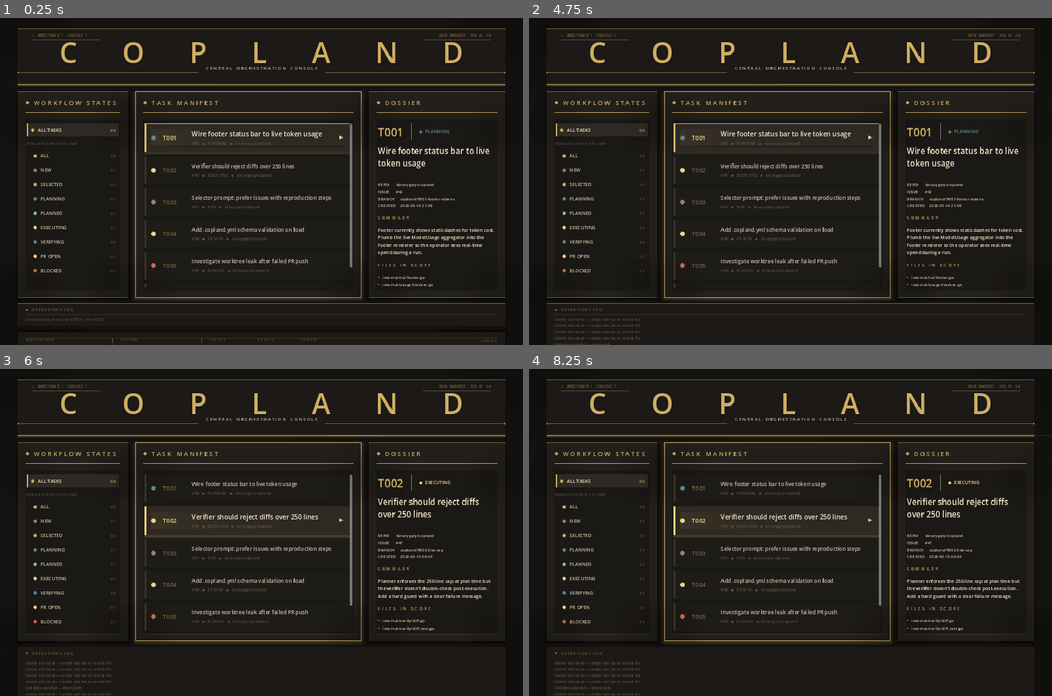
Above: before the commit, frames 1-4 (two rows, left to right).
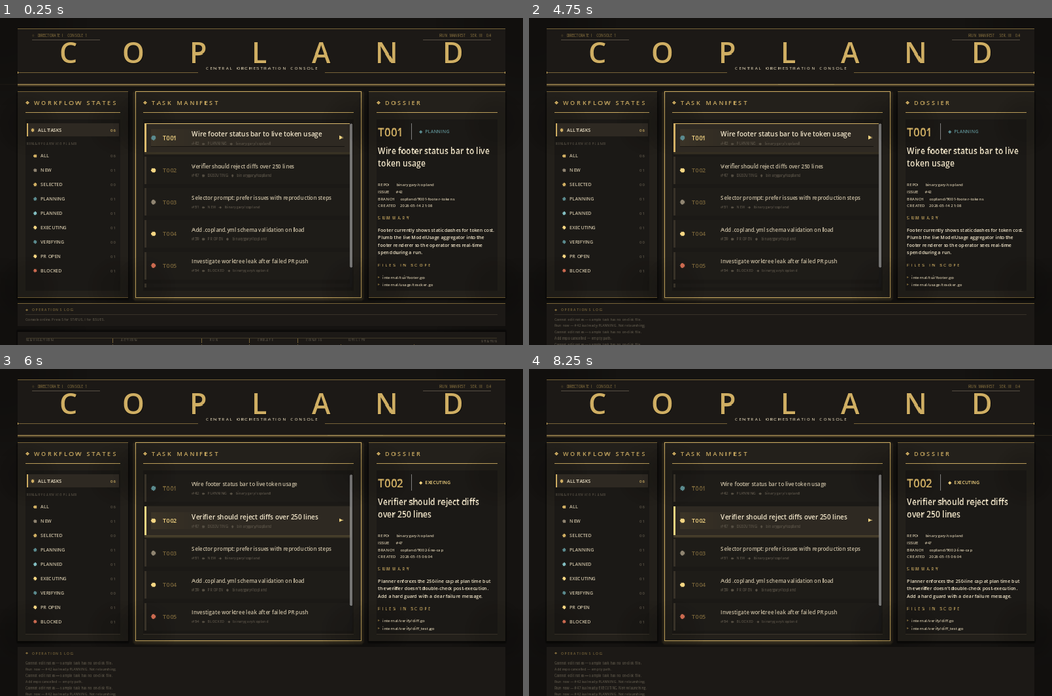
Above: after the commit, the same moments.

Repository: binarygary/copland
Game: Godot game, scene res://scenes/Main.tscn
The game is run twice, just before and just after one commit, with the same random seed, the same clock (stepped at 60 frames per second) and the same inputs.
Inputs:
- Up to frame 1 (0.25 s): no input
- Up to frame 2 (4.75 s): tap Enter at 0.5, 2.85 s; hold D 0.53-1.28 s; tap R at 0.6, 1.55, 2.1, 3.05, 4.55 s; tap E at 0.8, 1.25, 1.35, 2, 2.3, 2.75, 3.5, 3.8 s; hold Down 1.28-2.03 s; hold D 2.03-2.78 s; hold Up 2.78-3.53 s; hold A from 3.53 s (still down); tap Keypad Enter at 3.6 s; tap Escape at 4.15 s; tap N at 4.35 s
- Up to frame 3 (6 s): tap Space at 5 s; release A at 5.03 s; hold Down 5.03-5.78 s; tap Y at 5.1 s; tap E at 5.3 s; hold D from 5.78 s (still down); tap 1 at 5.85 s
- Up to frame 4 (8.25 s): tap R at 6.05, 7.55 s; release D at 6.53 s; hold Up 6.53-7.28 s; tap 2 at 6.6 s; tap E at 6.8 s; hold D 7.28-8.03 s; tap 3 at 7.35 s; hold Down from 8.03 s (still down); tap 4 at 8.1 s

The runs differ from the first frame. In frame 1, less than 0.1% of the frame differs, in the area x 40-70%, y 98-100%; in frame 2, 0.1%; in frame 3, 0.2%; in frame 4, 0.2%, in the area x 4-23%, y 91-100%.

Commit message:
feat: run a task's full pipeline on demand from the Godot console (#29)
* feat: run a task's full pipeline on demand from the Godot console

Adds a 'RUN NOW' (R) action to the console that fires a full, targeted
overnight run for the selected task in the background — no waiting for
the cron.

CLI:
- RunOrchestratorService::run() accepts an optional target issue; when
  set it bypasses the Claude selector and runs that issue, provided it
  survives the prefilter (clear failure otherwise).
- RunCommand gains --issue: normalizes #N->N, requires an explicit repo,
  and resolves the repo path from configured repos so the run works from
  any cwd (the console launches it detached, not from inside the repo).

Godot:
- R keybinding + footer hint (manifest and drill-in).
- _action_run_now() launches detached via OS.create_process (never holds
  the ops slot or blocks app close), guards against relaunching in-flight
  tasks, and optimistically flips the row to SELECTED for instant feedback.

Tests: targeted run bypasses selector; rejects a non-candidate issue;
--issue requires a repo; # normalization. Full suite green (262).

Co-Authored-By: Claude Opus 4.8 (1M context) <noreply@anthropic.com>

* fix: address review — reject invalid --issue, harden relaunch guard

- RunCommand: a present-but-non-numeric --issue (e.g. a typo) now fails
  loudly instead of silently falling through to a normal selector run.
- Main.gd: the relaunch guard no longer relies solely on the optimistic
  row state (which reverts on manifest re-pull). Launch times are tracked
  per repo+issue with a grace window, closing the race where a second R
  press could spawn a duplicate run/PR before the run-store catches up.

Reviewer findings on $plan-in-catch and non-configured-repo normalization
were verified as false positives (catch builds its payload from the
snapshot; --issue is normalized once for all repo paths) — no change.

Co-Authored-By: Claude Opus 4.8 (1M context) <noreply@anthropic.com>

---------

Co-authored-by: Claude Opus 4.8 (1M context) <noreply@anthropic.com>

Diff:
--- a/console-godot/scripts/Main.gd
+++ b/console-godot/scripts/Main.gd
@@ -63,6 +63,17 @@
     "blocked":   "BLOCKED",
 }
 
+# States that mean a run is already mid-flight for a task. "Run now" refuses to
+# relaunch these so the user can't spawn a duplicate run (and a duplicate PR).
+const IN_FLIGHT_STATES := ["selected", "planning", "planned", "executing", "verifying"]
+
+# After launching a run we can't trust the optimistic row state (a manifest
+# re-pull reverts it before the detached CLI writes 'selected' to the run-store).
+# So we also remember launch times locally and refuse a relaunch within this
+# window — long enough for the run-store to catch up, after which IN_FLIGHT_STATES
+# takes over. Self-expiring so a failed/reset task can still be re-run later.
+const RELAUNCH_GRACE_MS := 180000
+
 # ─────────────────────────────────────────────────────────────────────────────
 # Type scale — much larger than iter-1. Console-sized, not app-sized.
 # ─────────────────────────────────────────────────────────────────────────────
@@ -179,6 +190,10 @@
 # when the worker finishes.
 const MAX_OPS_LOG_LINES := 6
 var copland_bin: String = ""
+
+# "repo#issue" -> Time.get_ticks_msec() when a run was launched via "Run now".
+# Backs the relaunch guard so it survives manifest re-pulls (see RELAUNCH_GRACE_MS).
+var launched_at_ms: Dictionary = {}
 var ops_log_panel: PanelContainer
 var ops_log_lines_box: VBoxContainer
 var ops_log_buffer: Array = []
@@ -468,6 +483,9 @@
                 _refresh_focus_styles()
             elif focus_region == 1:
                 _show_drill_in()
+        KEY_R:
+            _action_run_now()
+            get_viewport().set_input_as_handled()
         KEY_S:
             _spawn_copland("STATUS", PackedStringArray(["status"]))
             get_viewport().set_input_as_handled()
@@ -1449,6 +1467,7 @@
     if mode == "drill_in":
         clusters = [
             {"label": "ACTION", "commands": [["ESC", "BACK"]]},
+            {"label": "RUN",    "commands": [["R", "RUN NOW"]]},
             {"label": "NOTES",  "commands": [["E", "EDIT NOTES"]]},
             {"label": "UTILITY", "commands": [["S", "STATUS"]]},
         ]
@@ -1456,6 +1475,7 @@
         clusters = [
             {"label": "NAVIGATION", "commands": [["↑ ↓", "SELECT"], ["TAB", "CYCLE PANE"]]},
             {"label": "ACTION",     "commands": [["ENTER", "DRILL IN"], ["ESC", "BACK"]]},
+            {"label": "RUN",        "commands": [["R", "RUN NOW"]]},
             {"label": "CREATE",     "commands": [["A", "ADD REPO"]]},
             {"label": "CONFIG",     "commands": [["C", "CONFIG"]]},
             {"label": "UTILITY",    "commands": [["S", "STATUS"]]},
@@ -1614,6 +1634,63 @@
     _set_status("MONITORING", false)
 
 
+# "Run now" — kick a full, targeted run for the selected task and return
+# immediately. The CLI bypasses the selector (--issue <n>) and writes run-store
+# status as it progresses; the manifest poll reflects real state on the next
+# tick. We optimistically flip the row to SELECTED so the action registers
+# instantly. Launched detached via OS.create_process so a multi-minute run never
+# holds the ops slot or blocks app close (unlike the blocking _spawn_copland).
+func _action_run_now() -> void:
+    if filtered_tasks.is_empty():
+        _append_ops_log("Run now — no task selected.", true)
+        return
+
+    var t: Dictionary = filtered_tasks[selected_task_index]
+    var repo := String(t.get("repo", ""))
+    var issue := String(t.get("issue", "")).lstrip("#")
+    if repo == "" or issue == "":
+        _append_ops_log("Run now — task has no repo/issue (sample data?). Skipped.", true)
+        return
+
+    var state := String(t.get("state", ""))
+    if state in IN_FLIGHT_STATES:
+        _append_ops_log("Run now — #%s is already %s. Not relaunching." % [issue, state.to_upper()], true)
+        return
+
+    # Guard the window between launch and the run-store reflecting 'selected',
+    # during which the optimistic row state can revert on a poll. Keyed by
+    # repo+issue so it can't be defeated by a re-pull.
+    var run_key := "%s#%s" % [repo, issue]
+    var now_ms := Time.get_ticks_msec()
+    if launched_at_ms.has(run_key) and now_ms - int(launched_at_ms[run_key]) < RELAUNCH_GRACE_MS:
+        _append_ops_log("Run now — #%s was just launched. Not relaunching." % issue, true)
+        return
+
+    if copland_bin == "":
+        copland_bin = _resolve_copland_bin()
+    if copland_bin == "":
+        _append_ops_log("Run now — copland binary not found (pass --copland-bin, set $COPLAND_BIN, or add to PATH).", true)
+        return
+
+    var args := PackedStringArray(["run", repo, "--issue", issue])
+    var pid := OS.create_process(copland_bin, args)
+    if pid <= 0:
+        _append_ops_log("Run now — failed to launch copland (pid %d)." % pid, true)
+        return
+
+    _append_ops_log("$ %s run %s --issue %s  (background, pid %d)" % [copland_bin.get_file(), repo, issue, pid], true)
+    launched_at_ms[run_key] = now_ms
+
+    # Optimistic local flip: 'selected' is the first status the orchestrator
+    # writes, so this matches what the next poll will confirm. filtered_tasks
+    # shares dict refs with `tasks`, so mutating here sticks until the re-pull.
+    t["state"] = "selected"
+    _refresh_task_list()
+    _refresh_details()
+    if drill_in_visible:
+        _populate_drill_in()
+
+
 func _set_status(text: String, busy: bool) -> void:
     if status_label:
         status_label.text = text
Not shown, changed: app/Commands/RunCommand.php
Not shown, changed: app/Services/RunOrchestratorService.php
Not shown, changed: tests/Feature/RunCommandTest.php
Not shown, changed: tests/Unit/RunOrchestratorServiceTest.php
